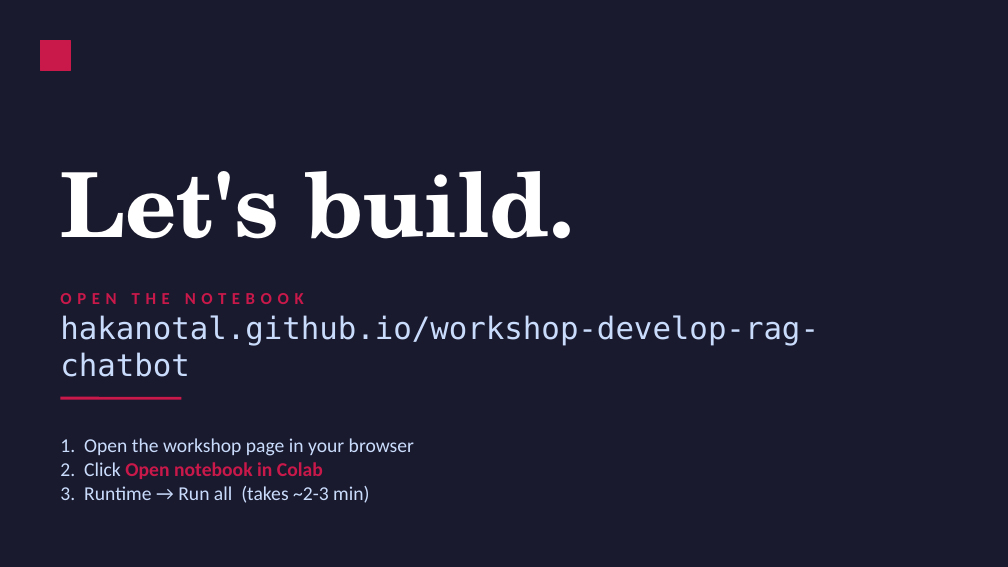
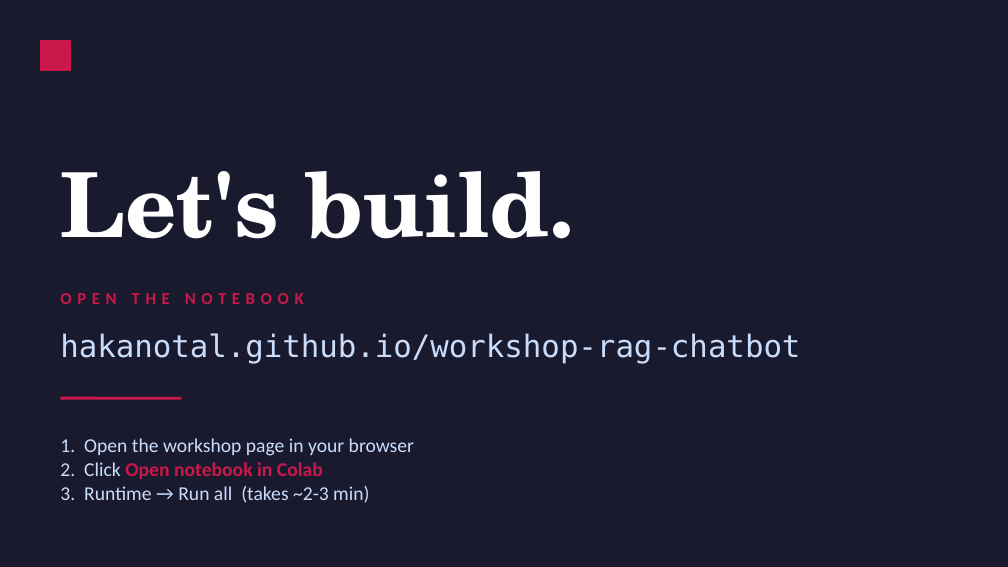
Before and after one commit to hakanotal/workshop-rag-chatbot, a slide deck: slide 12 of workshop_slides.pptx. Drawn at 1008x567 pixels with LibreOffice and Linux fonts; fonts in the diff are those of the drawing. Boxes give left, top, right and bottom in pixels: in the first picture for what was removed or moved away, otherwise in the second. Text is boxed around its words. In the diff, an @@ line names an element or a change of style, - is before the commit and + after.

```diff
--- a/workshop_slides.pptx
+++ b/workshop_slides.pptx
@@ text at [60,333,800,364]: text changed @@
-hakanotal.github.io/workshop-develop-rag-chatbot
+hakanotal.github.io/workshop-rag-chatbot
```
Also in this commit, not shown: 10 other files.
